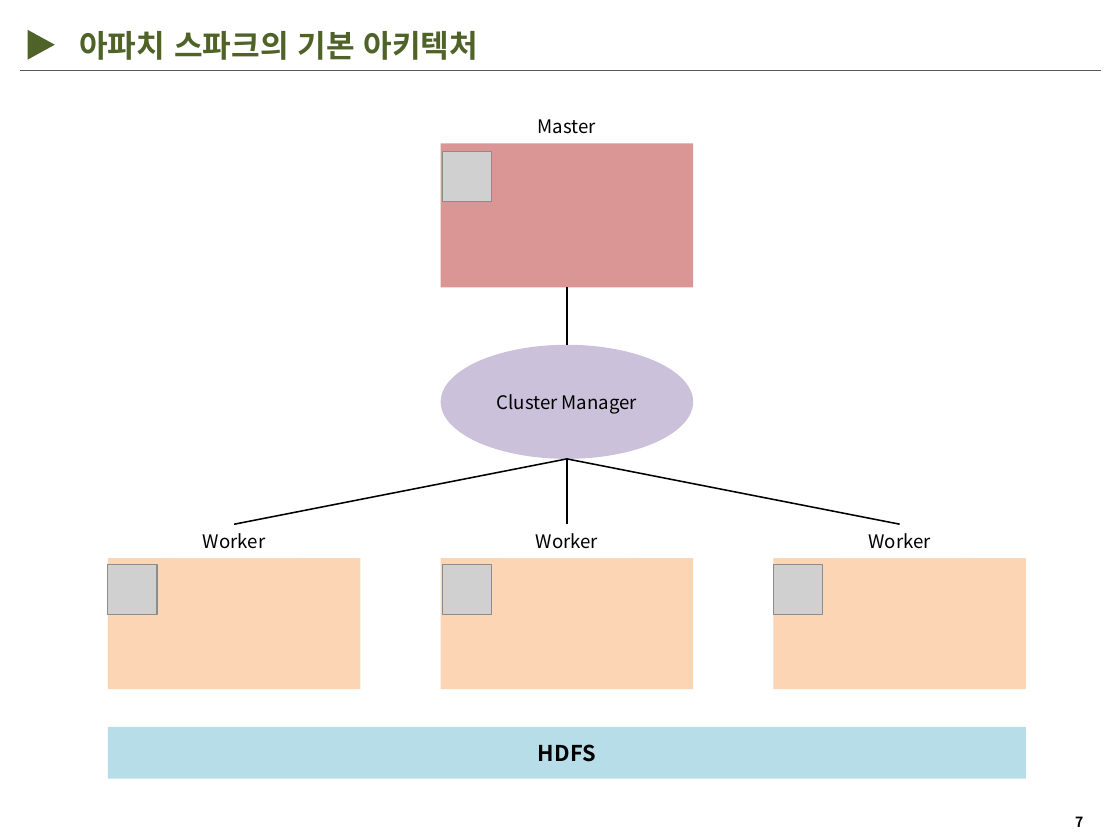
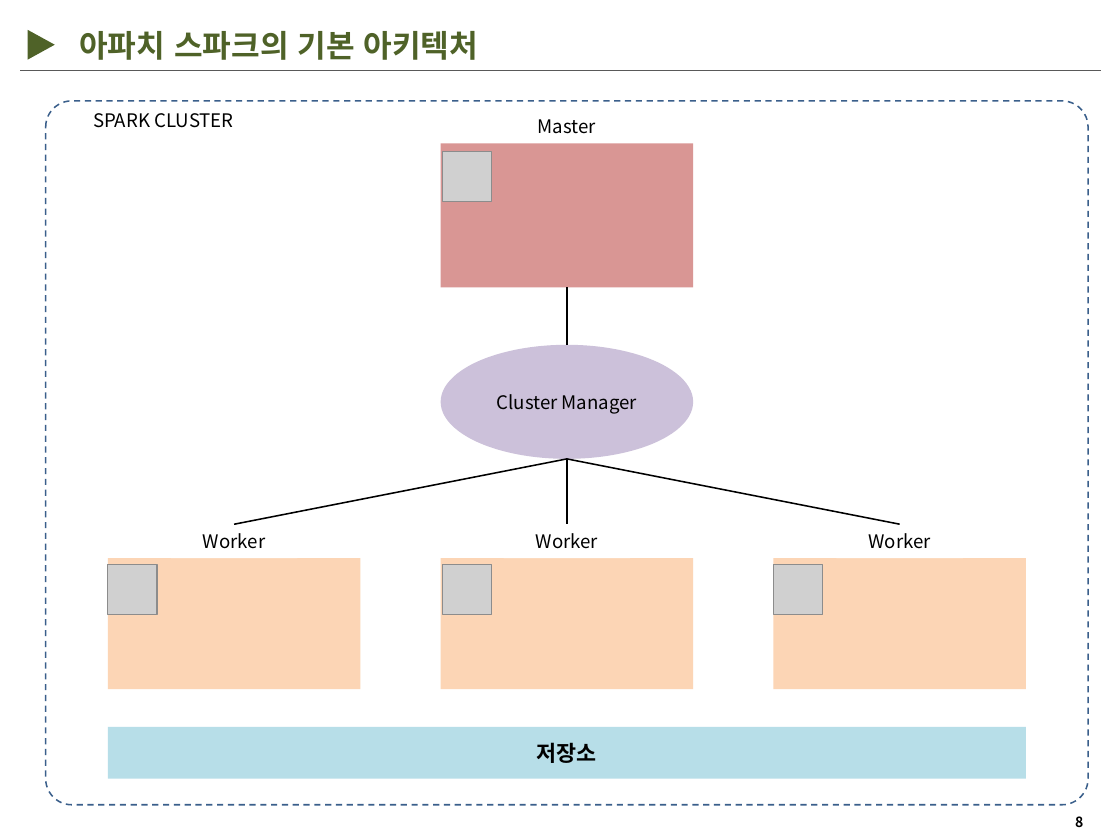
Before and after one commit to Hyunsoo-Ryan-Lee/DataEngineering-Lecture, a slide deck: slide 8 of ppt/[KDT강의]데이터 엔지니어링-2.pptx (slide 7 before the commit). Drawn at 1120x840 pixels with LibreOffice and Linux fonts; fonts in the diff are those of the drawing; grey boxes stand for pictures; background and template pictures are left out. Boxes give left, top, right and bottom in pixels: in the first picture for what was removed or moved away, otherwise in the second. Text is boxed around its words. In the diff, an @@ line names an element or a change of style, - is before the commit and + after.

```diff
--- a/ppt/[KDT강의]데이터 엔지니어링-2.pptx
+++ b/ppt/[KDT강의]데이터 엔지니어링-2.pptx
@@ rounded rectangle added at (x1=46, y1=101, x2=1089, y2=804), outline #3A5F8C 1 pt dashed @@
@@ text added at (x1=93, y1=113, x2=233, y2=128), 12 pt, text #000000 @@
+SPARK CLUSTER
@@ text in rectangle at (x1=537, y1=742, x2=597, y2=763): text changed @@
-HDFS
+저장소
@@ page number at (x1=1075, y1=816, x2=1083, y2=827): text changed @@
-7
+8
```
Also in this commit, not shown: 11 other slides changed, 1 slide added, 46 other files.
